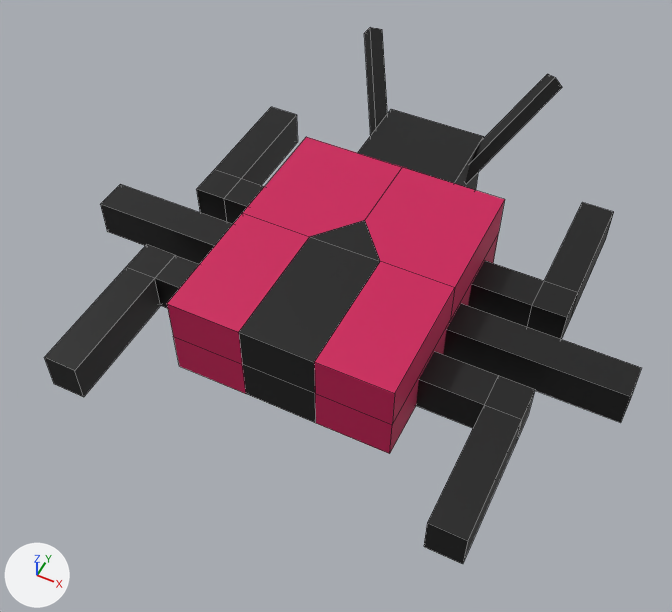
An edit to the Blender file duke-s-gambit/assets/models/npc/bug.blend, drawn before and after from the same camera.
Both versions are drawn from a 50 mm camera at (2.46, -5.08, 5.99) aimed at (0.0, -0.17, -0.15). Every picture has the same lights, and +X, +Y and +Z are marked at lower left. The picture after the commit comes second. Mesh edges are drawn as thin lines.
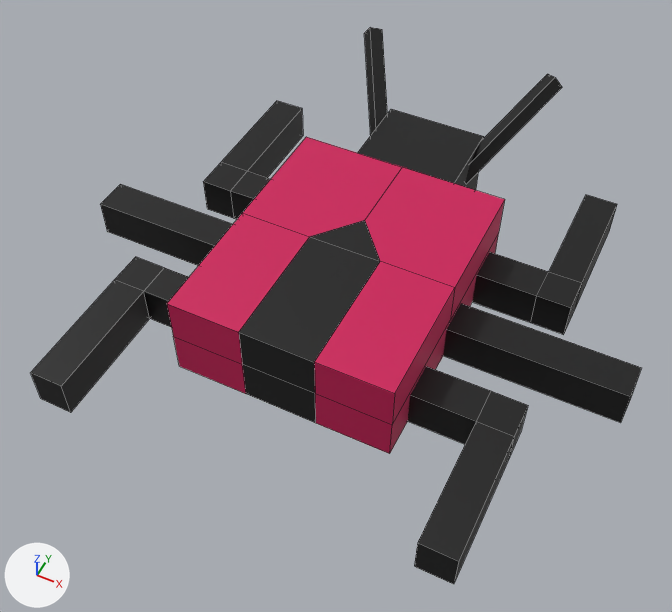
Where the change shows, as pixel boxes (x1, y1, x2, y2) in the pictures (672 x 612 px):
'Cube', reshaped: before (44, 27, 641, 564); after (31, 27, 641, 584)
part 1 of me_cube_001, rebuilt: before (468, 202, 614, 339); after (472, 195, 617, 335)
part 2 of me_cube_001, rebuilt: before (44, 244, 199, 397); after (31, 257, 189, 412)
part 3 of me_cube_001, rebuilt: before (416, 351, 535, 564); after (408, 366, 528, 584)
part 4 of me_cube_001, rebuilt: before (197, 107, 298, 224); after (203, 101, 303, 219)

What changed in the scene script:
```text
Change me_cube_001:
    used by ob_cube; location = (0.0, 0.0, 0.0); scale = (1.0, 1.2, 0.406)
    remove me_cube_001.from_pydata(...)  # 160 vertices, 139 faces; spans x -2.56..2.58, y -1.54..2.21, z -1.0..2.13
    add me_cube_001.from_pydata(...)  # 136 vertices, 109 faces; spans x -2.56..2.58, y -1.68..2.21, z -1.0..2.13
    me_cube_001 part 1: the loose piece of 20 vertices spanning x 0.54..1.87, y 0.43..1.67, z -1.0..-0.1 is rebuilt with 16 vertices and now spans x 0.91..1.87, y 0.53..1.77, z -1.0..-0.1
    me_cube_001 part 2: the loose piece of 20 vertices spanning x -1.85..-0.52, y -1.54..-0.3, z -1.0..-0.1 is rebuilt with 16 vertices and now spans x -1.85..-0.89, y -1.68..-0.44, z -1.0..-0.1
    me_cube_001 part 3: the loose piece of 20 vertices spanning x 0.54..1.87, y -1.53..-0.29, z -0.99..-0.1 is rebuilt with 16 vertices and now spans x 0.91..1.87, y -1.67..-0.43, z -0.99..-0.1
    me_cube_001 part 4: the loose piece of 20 vertices spanning x -1.85..-0.52, y 0.42..1.66, z -0.99..-0.1 is rebuilt with 16 vertices and now spans x -1.85..-0.89, y 0.52..1.76, z -0.99..-0.1
    other edits to the shape of me_cube_001 do not show in these pictures
```
